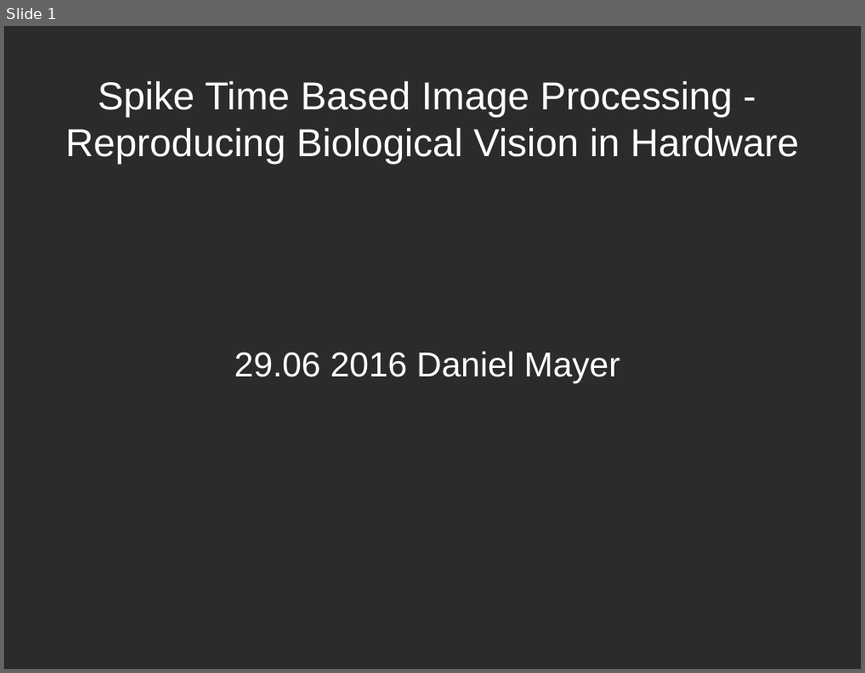
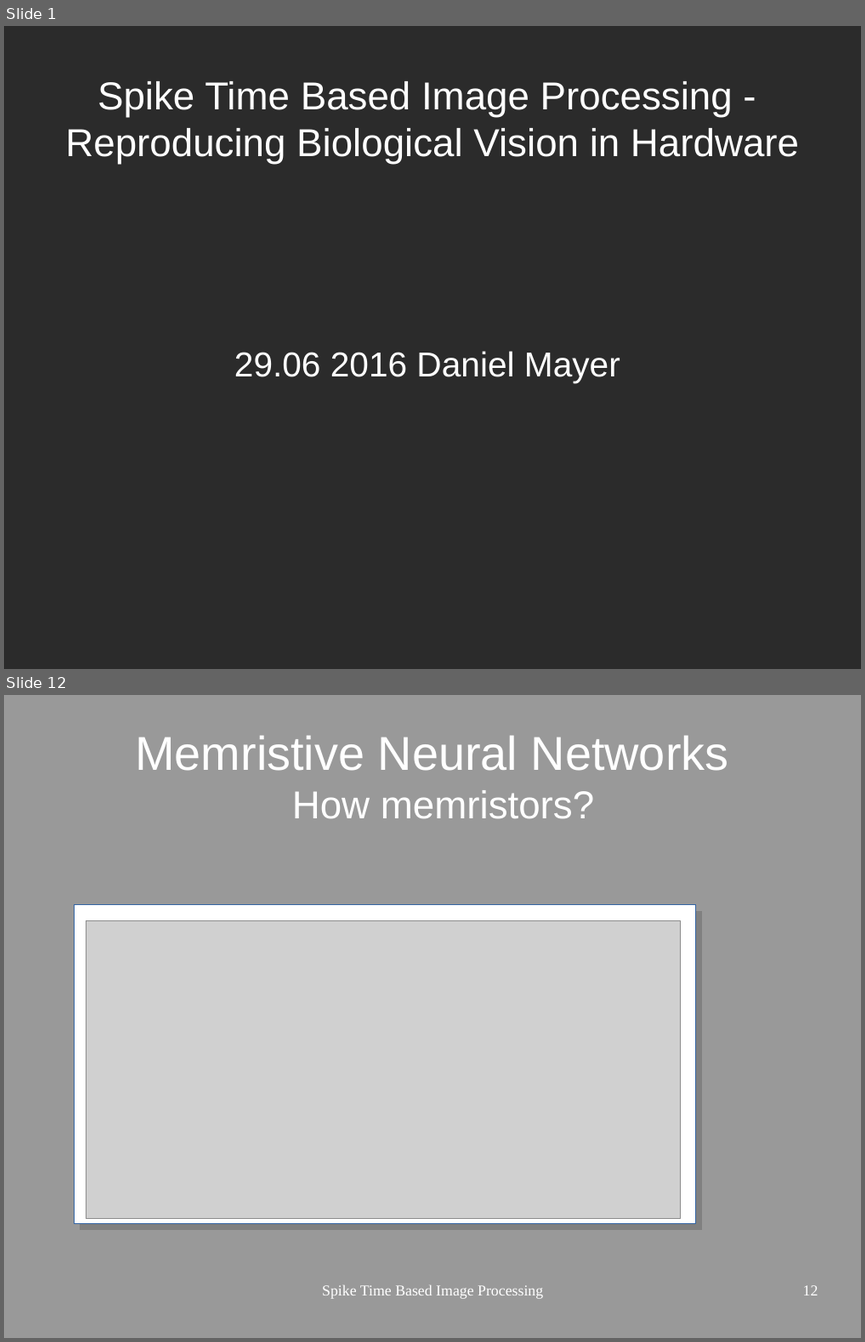
Before and after one commit to gnummig/Spike_time_dependent_plasticity, a slide deck: presentation/STDP_neuromorphics.odp. Shown one above the other, each under a label of ours: slide 1 before the commit, slides 1 and 12 after it; the slides between them are not shown. The pictures are 865x673 and 865x1342 pixels, drawn with LibreOffice and Linux fonts; fonts in the diff are those of the drawing; grey boxes stand for pictures; background and template pictures are left out; a plain dark background stands for a picture behind light text. Boxes give left, top, right and bottom in pixels: in the first picture for what was removed or moved away, otherwise in the second. Text is boxed around its words. In the diff, an @@ line names an element or a change of style, - is before the commit and + after.

```diff
--- a/presentation/STDP_neuromorphics.odp
+++ b/presentation/STDP_neuromorphics.odp
@@ slide 12 added at (x1=4, y1=695, x2=861, y2=1338), background #999999 @@
@@ title added at (x1=135, y1=735, x2=729, y2=819), 44 pt, text #FFFFFF @@
+Memristive Neural Networks
+How memristors?
@@ rectangle added at (x1=74, y1=905, x2=696, y2=1224), fill #FFFFFF, outline #3465A4 0 pt @@
@@ picture added at (x1=86, y1=920, x2=681, y2=1219) @@
@@ text added at (x1=322, y1=1285, x2=543, y2=1299), 14 pt, text #FFFFFF @@
+Spike Time Based Image Processing
@@ page number added at (x1=803, y1=1285, x2=818, y2=1295), 14 pt, text #FFFFFF @@
+12
```
Also in this commit, not shown: 6 slides changed, 7 other slides added, 1 slide removed, 7 other files.
